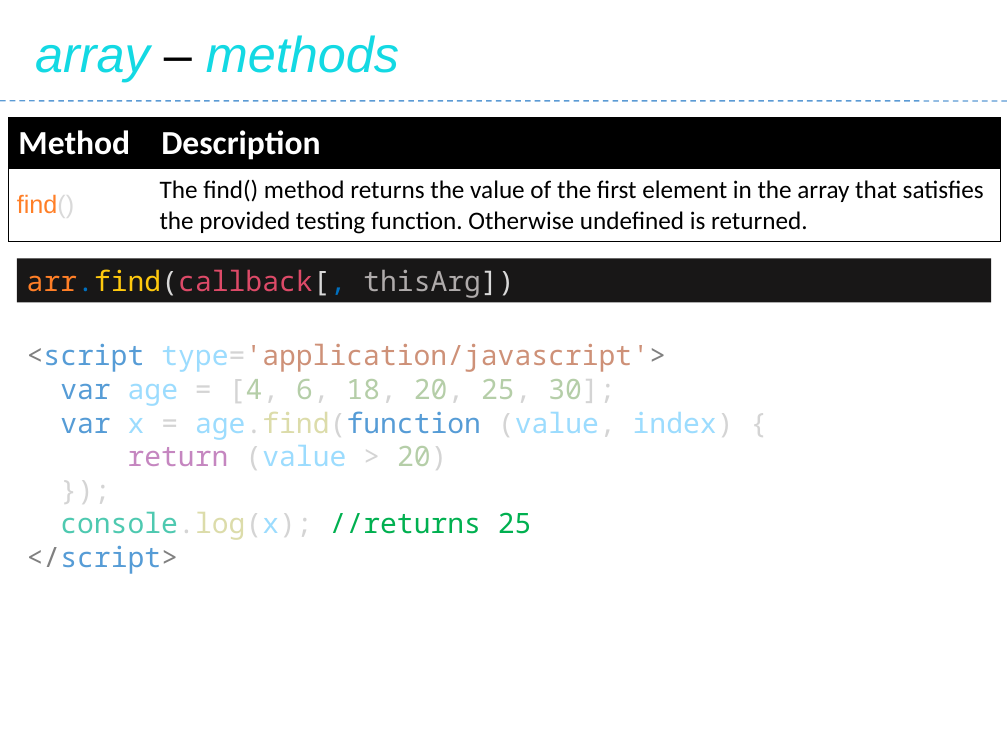
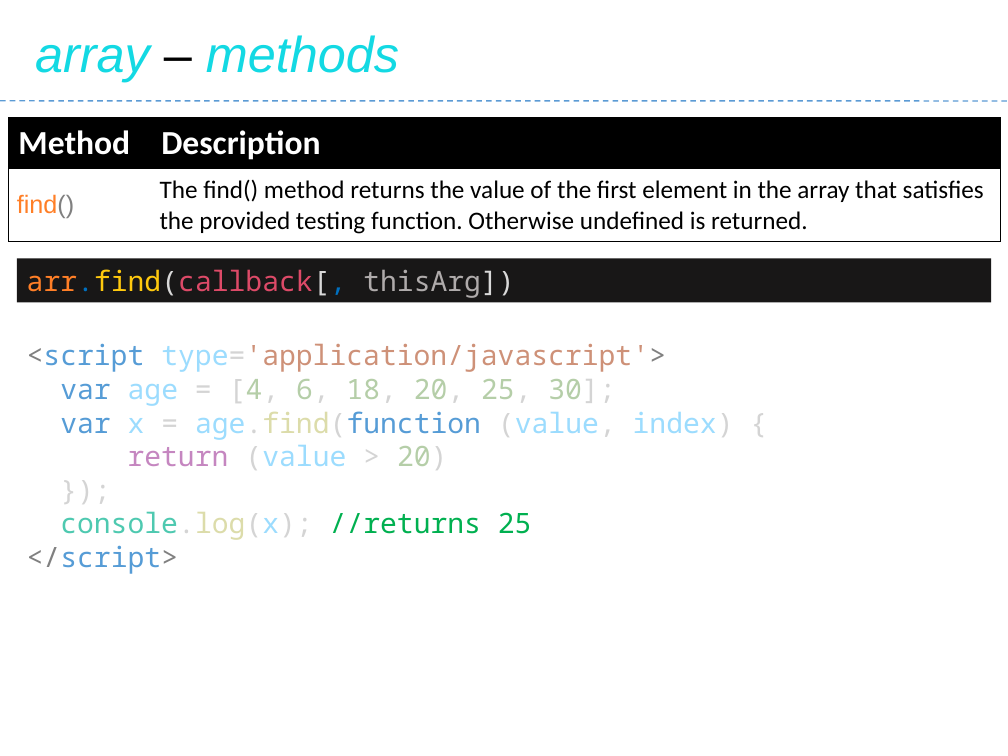
Before and after one commit to Saleel-Bagde/PPT-s, a slide deck: slide 165 of JavaScript.pptx. Drawn at 1008x756 pixels with LibreOffice and Linux fonts; fonts in the diff are those of the drawing. Boxes give left, top, right and bottom in pixels: in the first picture for what was removed or moved away, otherwise in the second. Text is boxed around its words. In the diff, an @@ line names an element or a change of style, - is before the commit and + after.

```diff
--- a/JavaScript.pptx
+++ b/JavaScript.pptx
@@ table at <box>8,118,1001,238</box> @@
@@ text colour #D9D9D9 to #808080 in "find()" @@
```
Also in this commit, not shown: 6 other slides changed, 1 slide removed.
